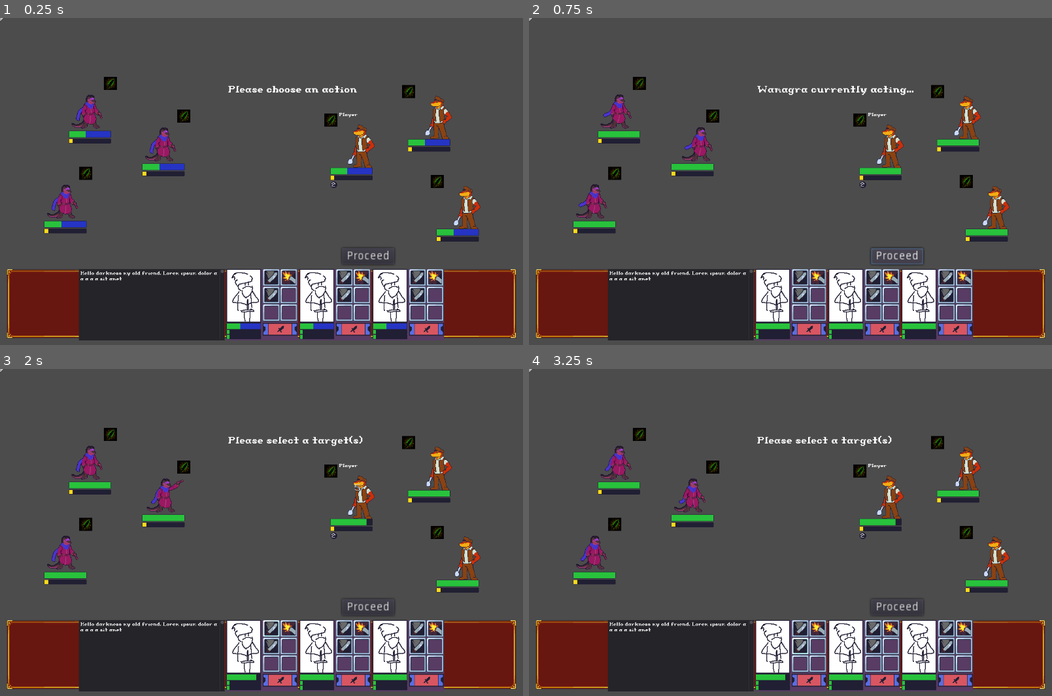
Above: before the commit, frames 1-4 (two rows, left to right).
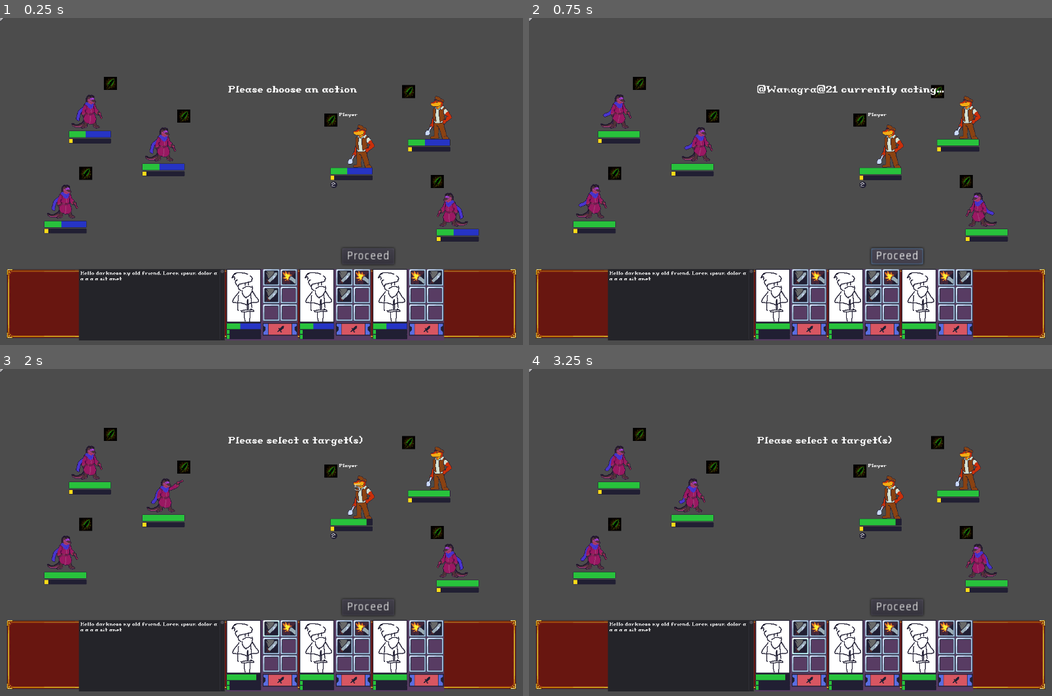
Above: after the commit, the same moments.

Repository: Introdile/SenRPG
Game: Godot game, scene res://Battle/Battle.tscn
Same seed, same stepped clock (60 frames per second), same inputs: the game is played once before the commit and once after it.
Inputs (mouse positions are in pixels of both pictures, inside the frame that each line leads up to):
- Up to frame 1 (0.25 s): no input
- Up to frame 2 (0.75 s): click "Proceed" at 0.5 s
- Up to frame 3 (2 s): click (271, 627) at 1.27 s
- Up to frame 4 (3.25 s): click (816, 627) at 2.02 s; click (800, 646) at 2.77 s

The runs differ from the first frame. In frame 1, 0.9% of the frame differs, in the area x 78-92%, y 51-87%; in frame 2, 1.3%, in the area x 43-92%, y 20-87%; in frame 3, 0.9%; in frame 4, 0.9%.
Error after the commit: Invalid get index 'abAnimation' (on base: 'Dictionary'). (res://Battle/Battler.gd:184)

Commit message:
converting abilities from dictionaries to nodes
better facilitates cooldowns and such. it'll be easier in the long run!

Diff:
--- a/Battle/Battle.gd
+++ b/Battle/Battle.gd
@@ -109,7 +109,7 @@
 				var foeTarget = battleFunc.getRandomBattler(ally)
 				print("Foe has chosen target " + foeTarget.name)
 				i.target.append(foeTarget)
-				i.action = Global_DatabaseReader.get_from_database(1,"ability")
+				i.action = i.character.ability_list[0]
 #				print("foe has selected action " + foes[0].action["name"])
 			changeState(battleState.PLAN)
 		battleState.PLAN:
@@ -151,6 +151,9 @@
 				stProcessor.processStatus(i,"END_OF_TURN")
 				i.character.reduceDuration()
 
+				i.action = null
+				i.target.clear()
+
 			changeState(battleState.FOE)
 
 	stateLabel.text = sl
@@ -173,7 +176,7 @@
 func _on_battler_hover(object,event):
 	if state == battleState.TARGET:
 		if event == "hover":
-			match currentAction["targets"]:
+			match currentAction.abTarget:
 				"ONE_FOE":
 					if foes.has(object):
 						pip.move_to(object)
@@ -183,7 +186,7 @@
 
 		if event == "click":
 			var selTarget
-			match currentAction["targets"]:
+			match currentAction.abTarget:
 				"ONE_FOE":
 					if foes.has(object):
 						selTarget = object
@@ -204,7 +207,7 @@
 	currentAction = ab
 	currentCharacter = ch
 
-	match ab["targets"]:
+	match ab.abTarget:
 		"ONE_FOE":
 			changeState(battleState.TARGET)
 
--- a/Battle/Battler.gd
+++ b/Battle/Battler.gd
@@ -18,7 +18,7 @@
 var abilityList = [0,1]
 
 # battle variables
-var passiveAction
+var passiveAction = "ATTACK"
 var action
 var target = []
 var hostility = 10
@@ -178,14 +178,13 @@
 func performAction():
 	# fail safe in case an action wasn't selected
 	if action == null:
-		print("I have no action! :'(")
 		return false
 
 	# loads up the animation stack
-	for i in action["animation"]:
+	for i in action.abAnimation:
 		animationStack.append(i)
 
-	for i in action["damage"]:
+	for i in action.abEffects:
 		damageStack.append(i)
 
 #	print(name + " performing animation for ability " + action["name"] + ". Anim stack size = " + str(animationStack.size()))
--- a/Database/Global_DatabaseReader.gd
+++ b/Database/Global_DatabaseReader.gd
@@ -5,6 +5,7 @@
 var character_database = "res://Database/characterDatabase.json"
 
 onready var status_instance = preload("res://Database/statusInstance.gd")
+onready var ability_instance = preload("res://Database/abilityInstance.gd")
 
 var character = []
 var ability = []
@@ -29,7 +30,10 @@
 			return
 
 		match which:
-			"ability": ability.append(n)
+			"ability":
+				var loadAbility = ability_instance.new()
+				loadAbility.load_from_database(i)
+				ability.append(loadAbility)
 			"character":
 				character.append(n)
 			"status":
--- a/Database/Global_GameData.gd
+++ b/Database/Global_GameData.gd
@@ -8,11 +8,15 @@
 
 func _ready():
 
-	for i in range(3):
+	for i in range(2):
 		var n = characterScript.new()
 		n.load_info_from_database("character",0)
 		party.append(n)
+	var trddd = characterScript.new()
+	trddd.load_info_from_database("character",1)
+	party.append(trddd)
 	print(str(party))
+
 	for i in range(3):
 		var n = characterScript.new()
 		n.load_info_from_database("character",1)
--- a/Database/abilityDatabase.json
+++ b/Database/abilityDatabase.json
@@ -5,11 +5,8 @@
 		"description": "This describes the ability.",
 		"targets": "ONE_FOE, ONE_ALLY, ALL_FOES, ALL_ALLIES, SELF",
 		"type": "DAMAGE, BUFF, DEBUFF, HEAL",
-		"damage": [
+		"effect": [
 			{ "type": "HP_DAMAGE", "element": "PHYSICAL", "based_stat": "MIGHT, TOUGH, POWER, WARD","power": 1.0 }
-		],
-		"effects": [
-			{ "effectID": "-1" },
 		],
 		"animation": [
 			{ "animation": "1" }
@@ -22,10 +19,9 @@
 		"targets": "ONE_FOE",
 		"type": "DAMAGE",
 		"element": "PHYSICAL",
-		"damage": [
+		"effect": [
 			{ "type": "HP_DAMAGE", "element": "PHYSICAL", "based_stat": "MIGHT","power": 1.0 },
 		],
-		"effects": [],
 		"animation": [
 			{ "key": "move", "pos":"TARGET_FRONT", "move_type": "run", "speed": 1.0 },
 			{ "key": "animation", "animation": "attack"},
@@ -38,15 +34,14 @@
 		"icon": 1,
 		"targets": "ONE_FOE",
 		"type": "DAMAGE",
-		"damage": [
+		"effect": [
 			{ "type": "HP_DAMAGE", "element": "PHYSICAL", "based_stat": "MIGHT","power": 1.0 },
 		],
-		"effects": [],
 		"animation": [
 			{ "key": "move", "pos":"SELF_FRONT", "move_type": "run", "speed": 0.5 },
 			{ "key": "animation", "animation": "attack" },
 		],
-		"cooldown": 2.0,
+		"cooldown": 0.0,
 	},
 	"2": {
 		"name": "Flickering Strike",
@@ -54,10 +49,9 @@
 		"icon": 0,
 		"targets": "ONE_FOE",
 		"type": "DAMAGE",
-		"damage": [
+		"effect": [
 			{ "type": "HP_DAMAGE", "element": "PHYSICAL", "based_stat": "MIGHT","power": 1.5 },
 			],
-		"effects": [],
 		"animation": [
 			{ "key": "move", "pos":"SELF_FRONT", "move_type": "run", "speed": 0.5 },
 			{ "key": "move", "pos":"TARGET_FRONT", "move_type": "run", "speed": 0.1 },
@@ -69,88 +63,5 @@
 		],
 		"cooldown": 4.0,
 	},
-	"3": {
-		"name": "Rage",
-		"description": "Builds up rage within ones-self, increasing [color=red]attack[/color], while decreasing [color=blue]defense[/color].",
-		"icon": "res://Assets/AbilityIcons/evil-eye-red-1.png",
-		"type": "Buff",
-		"power": 0.0,
-		"effects": [
-			{ "effectID": "-1", "effectTar": "-1" },
-		],
-		"animation": [],
-		"cooldown": 6.0,
-	},
-	"4": {
-		"name": "Arcane Destruction",
-		"description": "Fires a burst of arcane energy, devastating any who are hit.",
-		"icon": "res://Assets/AbilityIcons/fireball-eerie-1.png",
-		"type": "Damage",
-		"power": 15.0,
-		"effects": [
-			{ "effectID": "-1", "effectTar": "-1" },
-		],
-		"animation": [],
-		"cooldown": 8.0,
-	},
-	"5": {
-		"name": "Dark Aegis",
-		"description": "Completely nullifies all damage taken, until the effect wears off, where all the damage nullified is dealt.",
-		"icon": "res://Assets/AbilityIcons/protect-magenta-2.png",
-		"type": "Buff",
-		"power": 0.0,
-		"effects": [
-			{ "effectID": "-1", "effectTar": "-1" },
-		],
-		"animation": [],
-		"cooldown": 22.0,
-	},
-	"6": {
-		"name": "Soothing Sunlight",
-		"description": "Beams down the warmth of the sun on a target, [color=green]healing[/color] them.",
-		"icon": "res://Assets/AbilityIcons/heal-royal-3.png",
-		"type": "Heal",
-		"power": 12.0,
-		"effects": [
-			{ "effectID": "-1", "effectTar": "-1" },
-		],
-		"animation": [],
-		"cooldown": 6.0,
-	},
-	"7": {
-		"name": "Growth",
-		"description": "Infuses an ally with regeneration, causing them to [color=green]heal[/color] with every turn that passes.",
-		"icon": "res://Assets/AbilityIcons/heal-jade-1.png",
-		"type": "Heal",
-		"power": 2.0,
-		"effects": [
-			{ "effectID": "-1", "effectTar": "-1" },
-		],
-		"animation": [],
-		"cooldown": 4.0,
-	},
-	"8": {
-		"name": "Magnetism",
-		"description": "Magnetises your weapon, causing it to lower the defense of any foe hit by it.",
-		"icon": "res://Assets/AbilityIcons/enchant-royal-2.png",
-		"type": "Buff",
-		"power": 0.0,
-		"effects": [
-			{ "effectID": "-1", "effectTar": "-1" },
-		],
-		"animation": [],
-		"cooldown": 4.0,
-	},
-	"9": {
-		"name": "Supercalifrageliciousexpialidotious",
-		"description": "An arcane chant that causes a variety of [color=blue]effects[/color]. It first enchants your weapon with pumpkins, causing foes hit by basic attacks to become disoriented. Next, it enchants the user with [color=red]Freshness[/color], causing all foes to have a change of being charmed each turn, with the chance of being charmed increasing with each turn that passes. Lastly it has a really long description, just to test the limits of this tiny description box.",
-		"icon": "res://Assets/AbilityIcons/enchant-royal-3.png",
-		"type": "Buff",
-		"power": 1000.0,
-		"effects": [
-			{ "effectID": "-1", "effectTar": "-1" },
-		],
-		"animation": [],
-		"cooldown": 1.0,
-	},
+
 }
--- /dev/null
+++ b/Database/abilityInstance.gd
@@ -0,0 +1,78 @@
+extends Node
+
+enum target {
+	ONE_FOE,
+	ONE_ALLY,
+	ALL_FOE,
+	ALL_ALLY,
+}
+
+enum type {
+	DAMAGE,
+	HEAL,
+	BUFF,
+	DEBUFF,
+}
+
+var database_raw
+
+var abID = -1
+var abIcon = -1
+
+var abName = " "
+var abDescription = " "
+
+var abTarget = target.ONE_FOE
+var abType = type.DAMAGE
+
+var abEffects
+var abAnimation
+
+var abCooldown
+var cur_cooldown = 0
+
+func load_from_database(id):
+	database_raw = Global_DatabaseReader.get_from_database(id,"ability")
+	if database_raw == null:
+		print("No ability found for ID " + str(id) + "!")
+		pass
+
+	abID =  id
+	abIcon = database_raw["icon"]
+
+	abName = database_raw["name"]
+	name = abName
+	abDescription = database_raw["description"]
+
+	abTarget = database_raw["targets"]
+#	match database_raw["targets"]:
+#		"ONE_FOE": abTarget = target.ONE_FOE
+#		"ONE_ALLY": abTarget = target.ONE_ALLY
+#		"ALL_ALLY": abTarget = target.ALL_ALLY
+#		"ALL_FOE": abTarget = target.ALL_FOE
+
+	match database_raw["type"]:
+		"DAMAGE": abType = type.DAMAGE
+		"HEAL": abType = type.HEAL
+		"BUFF": abType = type.BUFF
+		"DEBUFF": abType = type.DEBUFF
+
+	abEffects = database_raw["effect"]
+	abAnimation = database_raw["animation"]
+
+	abCooldown = database_raw["cooldown"]
+
+func copy():
+	var x = self.duplicate()
+
+	x.abID = abID
+	x.abIcon = abIcon
+	x.abName = abName
+	x.abDescription = abDescription
+	x.abTarget = abTarget
+	x.abType = abType
+	x.abEffects = abEffects
+	x.abAnimation = abAnimation
+	x.abCooldown = abCooldown
+
+	return x
--- a/Database/statusInstance.gd
+++ b/Database/statusInstance.gd
@@ -59,6 +59,7 @@
 
 	x.statusID = statusID
 	x.statusIcon = statusIcon
+	x.statusName = name
 	x.name = name
 	x.statusDescription = statusDescription
 	x.duration = duration
--- a/Scripts/character.gd
+++ b/Scripts/character.gd
@@ -136,7 +136,8 @@
 
 func load_abilities():
 	for i in database_raw["abilities"]:
-		ability_list.append(Global_DatabaseReader.ability[i])
+		var newAb = Global_DatabaseReader.ability[i].copy()
+		ability_list.append(newAb)
 
 func reduceDuration():
 	if !active_effects.empty():
--- a/battleFunctions.gd
+++ b/battleFunctions.gd
@@ -53,7 +53,7 @@
 	var selected
 
 	var randNum = randi() % 100
-#	print(randNum)
+	print(randNum)
 
 	var hostSum = 0.0
 	var lastValue = 0.0
@@ -63,6 +63,7 @@
 		hostSum += i.hostility
 	for i in blist:
 		newRange = float(i.hostility) / hostSum * 100 + lastValue
+		print("lastValue: "+str(lastValue)+" | newRange: "+str(newRange))
 
 		if randNum > lastValue and randNum < newRange:
 			selected = i
--- a/uiAbilityButton.gd
+++ b/uiAbilityButton.gd
@@ -5,20 +5,20 @@
 onready var ab_icon = get_node("uiAbilityIcon")
 onready var ab_sheet = preload("res://Assets/AbilityIcons/abilityIconSheet.png")
 
-var attachedAbility = {}
+var attachedAbility
 var uiParent
 
 func _ready():
 	_set_up_bitmap()
 	$uiAbilityIcon.texture = $uiAbilityIcon.texture.duplicate()
-	if attachedAbility.has("icon"):
-		update_icon(attachedAbility["icon"])
+	if attachedAbility != null:
+		update_icon(attachedAbility.abIcon)
 	else: ab_icon.queue_free()#self.queue_free()
 
 func attach_ability(newAbility):
 	attachedAbility = newAbility
-	if typeof(attachedAbility["icon"]) != TYPE_STRING:
-		update_icon(attachedAbility["icon"])
+	if typeof(attachedAbility.abIcon) != TYPE_STRING:
+		update_icon(attachedAbility.abIcon)
 
 func update_icon(id,gs=32,noc=8):
 #	print("Icon set for " + attachedAbility["name"])
